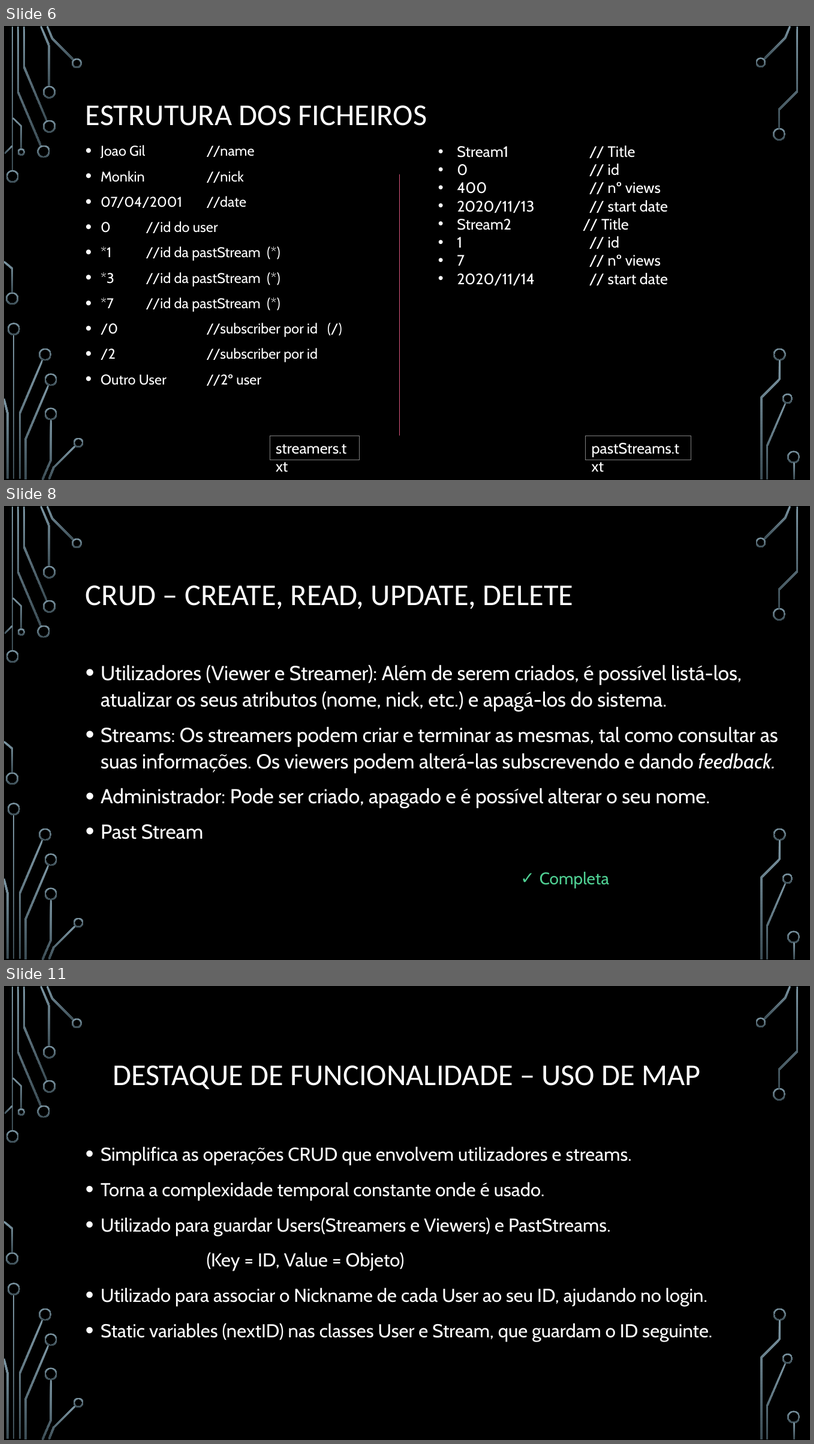
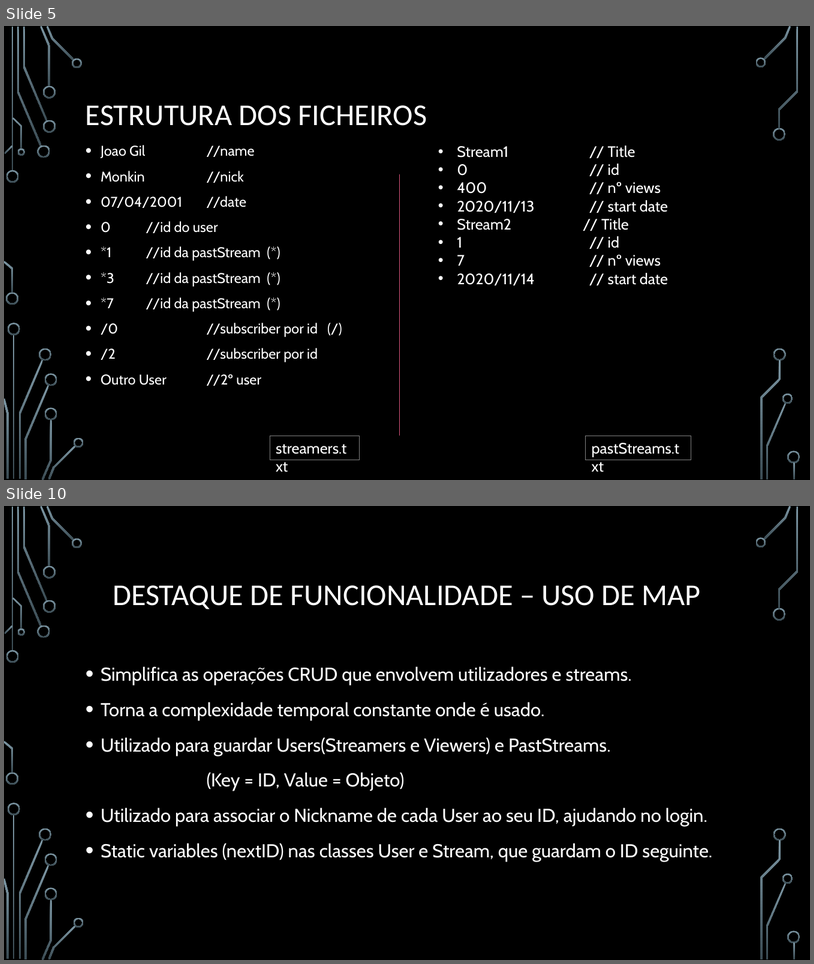
Before and after one commit to BrunoRosendo/StreamZ-AEDA-proj-, a slide deck: Parte 2.pptx. Shown one above the other, each under a label of ours: slides 6, 8 and 11 before the commit, slides 5 and 10 after it; the slides between them are not shown. The pictures are 814x1444 and 814x964 pixels, drawn with LibreOffice and Linux fonts; fonts in the diff are those of the drawing; background and template pictures are left out. Boxes give left, top, right and bottom in pixels: in the first picture for what was removed or moved away, otherwise in the second. Text is boxed around its words. In the diff, an @@ line names an element or a change of style, - is before the commit and + after.

```diff
--- a/Parte 2.pptx
+++ b/Parte 2.pptx
@@ slide 8 removed at (x1=4, y1=506, x2=810, y2=960), background picture (left out); not listed: 36 template elements that a slide beside it also shows @@
@@ title removed at (x1=86, y1=585, x2=573, y2=609) @@
-CRUD – CREATE, READ, UPDATE, DELETE
@@ text removed at (x1=101, y1=664, x2=779, y2=839) @@
-• Utilizadores (Viewer e Streamer): Além de serem criados, é possível listá-los, atualizar os seus atributos (nome, nick, etc.) e apagá-los do sistema.
-• Streams: Os streamers podem criar e terminar as mesmas, tal como consultar as suas informações. Os viewers podem alterá-las subscrevendo e dando feedback.
-• Administrador: Pode ser criado, apagado e é possível alterar o seu nome.
-• Past Stream
@@ text removed at (x1=540, y1=871, x2=609, y2=888) @@
-✓ Completa
@@ what was slide 6 is now slide 5 @@
@@ what was slide 11 is now slide 10 @@
```
Also in this commit, not shown: 5 slides changed, 2 slides added, 3 other slides removed.
